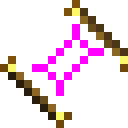
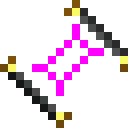
Comparing the layer stacks of the two w=128, h=128 images. Changes:
painted on "scroll" over box(8, 8, 128, 120)
